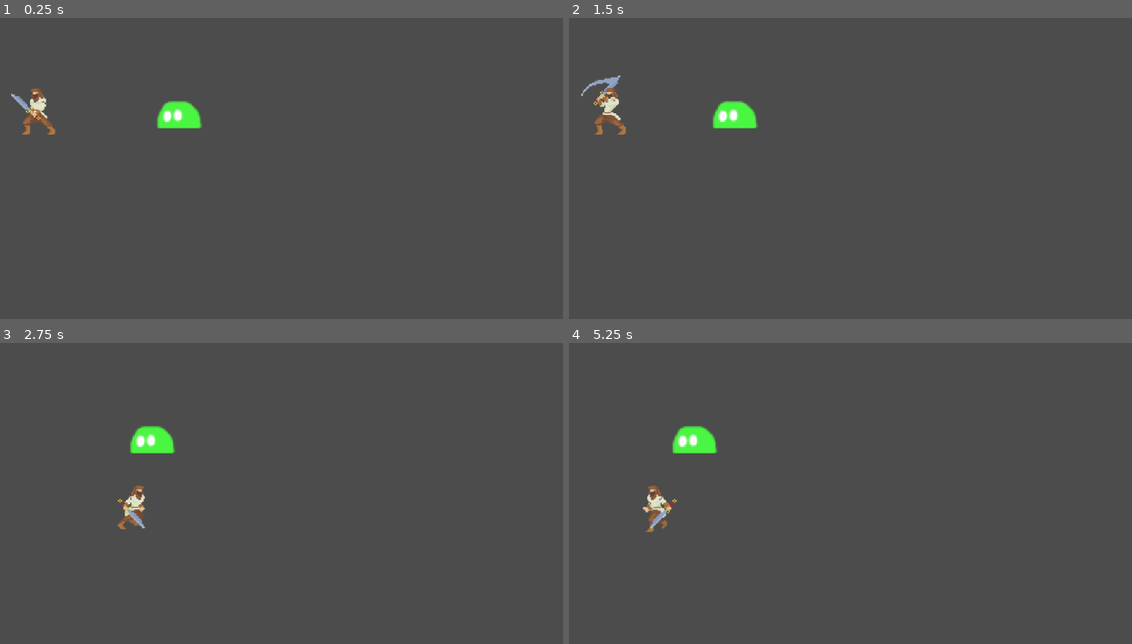
Above: before the commit, frames 1-4 (two rows, left to right).
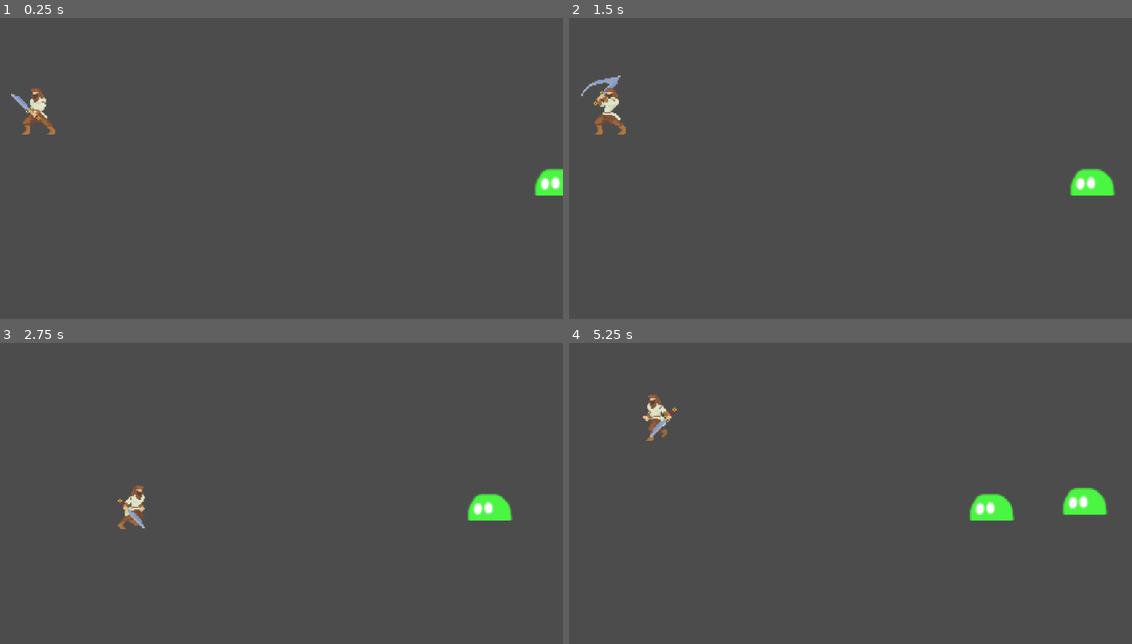
Above: after the commit, the same moments.

Repository: Russdaddy/battler
Game: Godot game, scene res://main.tscn
Same seed, same stepped clock (60 frames per second), same inputs: the game is played once before the commit and once after it.
Inputs:
- Up to frame 1 (0.25 s): no input
- Up to frame 2 (1.5 s): hold Right (ui_right) 0.53-1.28 s; hold Space (charge) 0.53-1.28 s; hold Down (ui_down) from 1.28 s (still down); tap Space (charge) at 1.35 s
- Up to frame 3 (2.75 s): release Down (ui_down) at 2.03 s; hold Right (ui_right) from 2.03 s (still down); hold Space (charge) from 2.03 s (still down)
- Up to frame 4 (5.25 s): release Right (ui_right) at 2.78 s; release Space (charge) at 2.78 s; hold Up (ui_up) 2.78-3.53 s; tap Space (charge) at 2.85, 4.35 s; hold Space (charge) 3.53-4.28 s; hold Left (ui_left) 3.53-5.03 s; hold Down (ui_down) from 5.03 s (still down); hold Space (charge) from 5.03 s (still down)

The runs differ from the first frame. In frame 1, 1.0% of the frame differs, in the area x 27-100%, y 27-59%; in frame 2, 1.2%; in frame 3, 1.2%; in frame 4, 2.7%, in the area x 13-96%, y 17-63%.

Commit message:
enemy refactor to tscn, basic instancing

Diff:
--- /dev/null
+++ b/Slime.tscn
@@ -0,0 +1,32 @@
+[gd_scene load_steps=6 format=2]
+
+[ext_resource path="res://scripts/slime/slime.gd" type="Script" id=1]
+[ext_resource path="res://assets/slime.png" type="Texture" id=2]
+
+[sub_resource type="RectangleShape2D" id=1]
+extents = Vector2( 42.2101, 26.4207 )
+
+[sub_resource type="AtlasTexture" id=2]
+flags = 4
+atlas = ExtResource( 2 )
+region = Rect2( 0, 0, 100, 113 )
+
+[sub_resource type="SpriteFrames" id=3]
+animations = [ {
+"frames": [ SubResource( 2 ) ],
+"loop": true,
+"name": "default",
+"speed": 5.0
+} ]
+
+[node name="slime" type="KinematicBody2D"]
+position = Vector2( 567.496, 339.704 )
+script = ExtResource( 1 )
+
+[node name="slimeCollider" type="CollisionShape2D" parent="."]
+position = Vector2( -0.0151367, 0.00793457 )
+shape = SubResource( 1 )
+
+[node name="AnimatedSprite" type="AnimatedSprite" parent="."]
+position = Vector2( 1.33484, -32.0361 )
+frames = SubResource( 3 )
--- a/main.tscn
+++ b/main.tscn
@@ -1,117 +1,116 @@
-[gd_scene load_steps=34 format=2]
+[gd_scene load_steps=30 format=2]
 
-[ext_resource path="res://assets/idle_1.png" type="Texture" id=1]
-[ext_resource path="res://assets/run_1.png" type="Texture" id=2]
-[ext_resource path="res://player.gd" type="Script" id=3]
-[ext_resource path="res://playerAnimations.gd" type="Script" id=4]
-[ext_resource path="res://assets/charging.png" type="Texture" id=5]
-[ext_resource path="res://assets/attack.png" type="Texture" id=6]
-[ext_resource path="res://assets/slime.png" type="Texture" id=7]
-[ext_resource path="res://slime.gd" type="Script" id=8]
+[ext_resource path="res://scripts/player/playerAnimations.gd" type="Script" id=1]
+[ext_resource path="res://scripts/player/player.gd" type="Script" id=3]
+[ext_resource path="res://scripts/main/main.gd" type="Script" id=4]
+[ext_resource path="res://assets/idle_1.png" type="Texture" id=6]
+[ext_resource path="res://assets/charging.png" type="Texture" id=7]
+[ext_resource path="res://assets/attack.png" type="Texture" id=8]
+[ext_resource path="res://assets/run_1.png" type="Texture" id=9]
 
-[sub_resource type="CapsuleShape2D" id=29]
+[sub_resource type="CapsuleShape2D" id=1]
 radius = 13.6852
 height = 48.793
 
 [sub_resource type="AtlasTexture" id=2]
 flags = 4
-atlas = ExtResource( 1 )
+atlas = ExtResource( 6 )
 region = Rect2( 0, 0, 100, 113 )
 
 [sub_resource type="AtlasTexture" id=3]
 flags = 4
-atlas = ExtResource( 1 )
+atlas = ExtResource( 6 )
 region = Rect2( 100, 0, 100, 113 )
 
 [sub_resource type="AtlasTexture" id=4]
 flags = 4
-atlas = ExtResource( 1 )
+atlas = ExtResource( 6 )
 region = Rect2( 200, 0, 100, 113 )
 
 [sub_resource type="AtlasTexture" id=5]
 flags = 4
-atlas = ExtResource( 1 )
+atlas = ExtResource( 6 )
 region = Rect2( 300, 0, 100, 113 )
 
 [sub_resource type="AtlasTexture" id=6]
 flags = 4
-atlas = ExtResource( 6 )
+atlas = ExtResource( 8 )
 region = Rect2( 0, 0, 100, 113 )
 
 [sub_resource type="AtlasTexture" id=7]
 flags = 4
-atlas = ExtResource( 6 )
+atlas = ExtResource( 8 )
 region = Rect2( 100, 0, 100, 113 )
 
 [sub_resource type="AtlasTexture" id=8]
 flags = 4
-atlas = ExtResource( 6 )
+atlas = ExtResource( 8 )
 region = Rect2( 200, 0, 100, 113 )
 
 [sub_resource type="AtlasTexture" id=9]
 flags = 4
-atlas = ExtResource( 6 )
+atlas = ExtResource( 8 )
 region = Rect2( 300, 0, 100, 113 )
 
 [sub_resource type="AtlasTexture" id=10]
 flags = 4
-atlas = ExtResource( 2 )
+atlas = ExtResource( 7 )
 region = Rect2( 0, 0, 100, 113 )
 
 [sub_resource type="AtlasTexture" id=11]
 flags = 4
-atlas = ExtResource( 2 )
+atlas = ExtResource( 7 )
 region = Rect2( 100, 0, 100, 113 )
 
 [sub_resource type="AtlasTexture" id=12]
 flags = 4
-atlas = ExtResource( 2 )
+atlas = ExtResource( 7 )
 region = Rect2( 200, 0, 100, 113 )
 
 [sub_resource type="AtlasTexture" id=13]
 flags = 4
-atlas = ExtResource( 2 )
+atlas = ExtResource( 7 )
 region = Rect2( 300, 0, 100, 113 )
 
 [sub_resource type="AtlasTexture" id=14]
 flags = 4
-atlas = ExtResource( 2 )
-region = Rect2( 400, 0, 100, 113 )
+atlas = ExtResource( 9 )
+region = Rect2( 0, 0, 100, 113 )
 
 [sub_resource type="AtlasTexture" id=15]
 flags = 4
-atlas = ExtResource( 2 )
-region = Rect2( 500, 0, 100, 113 )
+atlas = ExtResource( 9 )
+region = Rect2( 100, 0, 100, 113 )
 
 [sub_resource type="AtlasTexture" id=16]
 flags = 4
-atlas = ExtResource( 2 )
-region = Rect2( 600, 0, 100, 113 )
+atlas = ExtResource( 9 )
+region = Rect2( 200, 0, 100, 113 )
 
 [sub_resource type="AtlasTexture" id=17]
 flags = 4
-atlas = ExtResource( 2 )
-region = Rect2( 700, 0, 100, 113 )
+atlas = ExtResource( 9 )
+region = Rect2( 300, 0, 100, 113 )
 
 [sub_resource type="AtlasTexture" id=18]
 flags = 4
-atlas = ExtResource( 5 )
-region = Rect2( 0, 0, 100, 113 )
+atlas = ExtResource( 9 )
+region = Rect2( 400, 0, 100, 113 )
 
 [sub_resource type="AtlasTexture" id=19]
 flags = 4
-atlas = ExtResource( 5 )
-region = Rect2( 100, 0, 100, 113 )
+atlas = ExtResource( 9 )
+region = Rect2( 500, 0, 100, 113 )
 
 [sub_resource type="AtlasTexture" id=20]
 flags = 4
-atlas = ExtResource( 5 )
-region = Rect2( 200, 0, 100, 113 )
+atlas = ExtResource( 9 )
+region = Rect2( 600, 0, 100, 113 )
 
 [sub_resource type="AtlasTexture" id=21]
 flags = 4
-atlas = ExtResource( 5 )
-region = Rect2( 300, 0, 100, 113 )
+atlas = ExtResource( 9 )
+region = Rect2( 700, 0, 100, 113 )
 
 [sub_resource type="SpriteFrames" id=22]
 animations = [ {
@@ -125,55 +124,28 @@
 "name": "attack",
 "speed": 12.0
 }, {
-"frames": [ SubResource( 10 ), SubResource( 11 ), SubResource( 12 ), SubResource( 13 ), SubResource( 14 ), SubResource( 15 ), SubResource( 16 ), SubResource( 17 ) ],
+"frames": [ SubResource( 10 ), SubResource( 11 ), SubResource( 12 ), SubResource( 13 ) ],
+"loop": true,
+"name": "charging",
+"speed": 5.0
+}, {
+"frames": [ SubResource( 14 ), SubResource( 15 ), SubResource( 16 ), SubResource( 17 ), SubResource( 18 ), SubResource( 19 ), SubResource( 20 ), SubResource( 21 ) ],
 "loop": true,
 "name": "run",
 "speed": 18.0
-}, {
-"frames": [ SubResource( 18 ), SubResource( 19 ), SubResource( 20 ), SubResource( 21 ) ],
-"loop": true,
-"name": "charging",
-"speed": 5.0
 } ]
 
-[sub_resource type="RectangleShape2D" id=28]
-extents = Vector2( 42.2101, 26.4207 )
-
-[sub_resource type="AtlasTexture" id=24]
-flags = 4
-atlas = ExtResource( 7 )
-region = Rect2( 0, 0, 100, 113 )
-
-[sub_resource type="SpriteFrames" id=25]
-animations = [ {
-"frames": [ SubResource( 24 ) ],
-"loop": true,
-"name": "default",
-"speed": 5.0
-} ]
-
-[node name="Node2D" type="Node2D"]
+[node name="Main" type="Node2D"]
+script = ExtResource( 4 )
 
 [node name="player" type="KinematicBody2D" parent="."]
 position = Vector2( 295, 329 )
 script = ExtResource( 3 )
 
 [node name="playerCollider" type="CollisionShape2D" parent="player"]
-shape = SubResource( 29 )
+shape = SubResource( 1 )
 
 [node name="AnimatedSprite" type="AnimatedSprite" parent="player"]
 position = Vector2( -6.67419, -9.34384 )
 frames = SubResource( 22 )
-script = ExtResource( 4 )
-
-[node name="slime" type="KinematicBody2D" parent="."]
-position = Vector2( 567.496, 339.704 )
-script = ExtResource( 8 )
-
-[node name="slimeCollider" type="CollisionShape2D" parent="slime"]
-position = Vector2( -0.0151367, 0.00793457 )
-shape = SubResource( 28 )
-
-[node name="AnimatedSprite" type="AnimatedSprite" parent="slime"]
-position = Vector2( 1.33484, -32.0361 )
-frames = SubResource( 25 )
+script = ExtResource( 1 )
--- a/project.godot
+++ b/project.godot
@@ -16,7 +16,7 @@
 [application]
 
 config/name="Battler"
-run/main_scene="res://main.tscn"
+run/main_scene="res://Main.tscn"
 config/icon="res://icon.png"
 
 [display]
--- /dev/null
+++ b/scripts/main/main.gd
@@ -0,0 +1,18 @@
+extends Node2D
+
+var Slime = preload("res://Slime.tscn")
+export var slime_timer = 300
+
+# Called when the node enters the scene tree for the first time.
+func _ready():
+	add_child(Slime.instance())
+
+
+# Called every frame. 'delta' is the elapsed time since the previous frame.
+func _process(delta):
+	if slime_timer > 0:
+		slime_timer-=1
+	else:
+		var slime = Slime.instance()
+		add_child(slime)
+		slime_timer = 100
--- a/player.gd
+++ b/scripts/player/player.gd
@@ -17,14 +17,18 @@
 var space_state
 var result
 
+signal attack_hit
+
 # Called when the node enters the scene tree for the first time.
 #func _ready():
 #	pass # Replace with function body.
 
 func handle_attack_raycast():
-	var raycastDistance = 100 if (get_node("AnimatedSprite").flip_h) else -100
+	var raycastDistance = 30 if (get_node("AnimatedSprite").flip_h) else -30
 	result = space_state.intersect_ray(Vector2(self.position.x,self.position.y),Vector2(self.position.x + raycastDistance,self.position.y),[self])
 	print(result)
+	if result:
+		emit_signal("attack_hit",result.collider)
 	pass
 
 func _input(event):
--- a/slime.gd
+++ b/scripts/slime/slime.gd
@@ -1,31 +1,39 @@
 extends KinematicBody2D
-
 
 # Declare member variables here. Examples:
 # var a = 2
 # var b = "text"
 var velocity = Vector2(0,0)
-var hSpeed = -20
+var hSpeed = -50
 var vSpeed = 0
 var horizontalDecayRate = 10
 
+var rng = RandomNumberGenerator.new()
+
 # Called when the node enters the scene tree for the first time.
 func _ready():
-	pass # Replace with function body.
+	rng.randomize()
+	var xpos = rng.randf_range(1200,1280)
+	var ypos = rng.randf_range(100,700)
+	position.x = xpos
+	position.y = ypos
+	get_node("../player").connect("attack_hit",self,"_on_attack_hit")
+
+func _on_attack_hit(collider):
+	print('hit',collider)
 
 func handle_collisions(delta):
 	var collision = move_and_collide(Vector2(hSpeed,vSpeed) * delta)
 	if(hSpeed > 0):
 		hSpeed -= horizontalDecayRate
-	if collision:
-		if collision.collider.name == "player":
-			match collision.collider.status:
-				"idle":
-					hSpeed=0
-				"attack":
-					hSpeed = 500
-					print("attack")
-
+#	if collision:
+#		if collision.collider.name == "player":
+#			match collision.collider.status:
+#				"idle":
+#					hSpeed=0
+#				"attack":
+#					hSpeed = 500d
+#					print("attack")
 
 func _physics_process(delta):
 	handle_collisions(delta)
Renamed: playerAnimations.gd -> scripts/player/playerAnimations.gd
